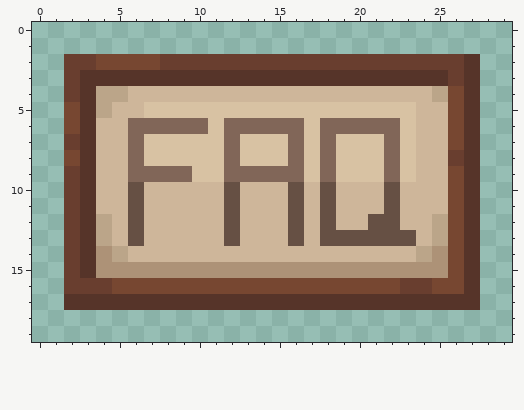
Pixel-art sprite -- FAQ_icon.png. The picture above was drawn from the file before the commit.
The file is 300x200 pixels, drawn in blocks of 10x10; one block is one cell here. Colours within 5 levels of each other are drawn and written as one.
The same view after the edit:
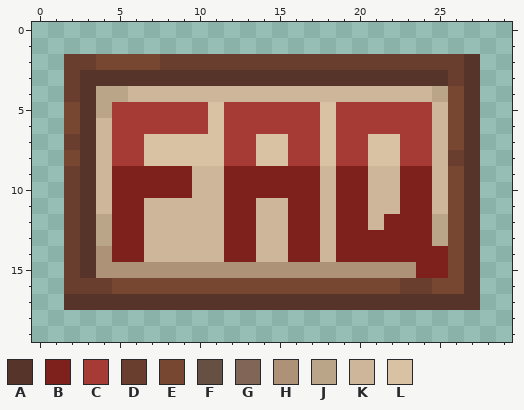
Palette (. is transparent): A #563429  B #7e211d  C #a63a35  D #693e2f  E #774731  F #665044  G #816658  H #ad9277  J #bba589  K #ceb69a  L #d8c2a3
Change:
@@ x 0..29 @@
  4 ..DAJJKKKKKKKKKKKKKKKKKKKJEA..
- 5 ..EAJKKLLLLLLLLLLLLLLLLLKKEA..
- 6 ..EAKKGGGGGLGGGGGLGGGGGLKKEA..
- 7 ..DAKKGLLLLLGLLLGLGLLLGLKKEA..
- 8 ..EAKKGLLLLLGLLLGLGLLLGLKKDA..
- 9 ..DAKKGGGGLLGGGGGLGLLLGLKKEA..
-10 ..DAKKFKKKKKFKKKFKFKKKFKKKEA..
-11 ..DAKKFKKKKKFKKKFKFKKKFKKKEA..
-12 ..DAJKFKKKKKFKKKFKFKKFFKKJEA..
-13 ..DAJKFKKKKKFKKKFKFFFFFFKJEA..
-14 ..DAHJKKKKKKKKKKKKKKKKKKJHEA..
-15 ..DAHHHHHHHHHHHHHHHHHHHHHHEA..
+ 5 ..EAJCCCCCCLCCCCCCLCCCCCCKEA..
+ 6 ..EAKCCCCCCLCCCCCCLCCCCCCKEA..
+ 7 ..DAKCCLLLLLCCLLCCLCCLLCCKEA..
+ 8 ..EAKCCLLLLLCCLLCCLCCLLCCKDA..
+ 9 ..DAKBBBBBKKBBBBBBKBBKKBBKEA..
+10 ..DAKBBBBBKKBBBBBBKBBKKBBKEA..
+11 ..DAKBBKKKKKBBKKBBKBBKKBBKEA..
+12 ..DAJBBKKKKKBBKKBBKBBKBBBJEA..
+13 ..DAJBBKKKKKBBKKBBKBBBBBBJEA..
+14 ..DAHBBKKKKKBBKKBBKBBBBBBBEA..
+15 ..DAHHHHHHHHHHHHHHHHHHHHBBEA..
 16 ..DDDEEEEEEEEEEEEEEEEEEDDEEA..
